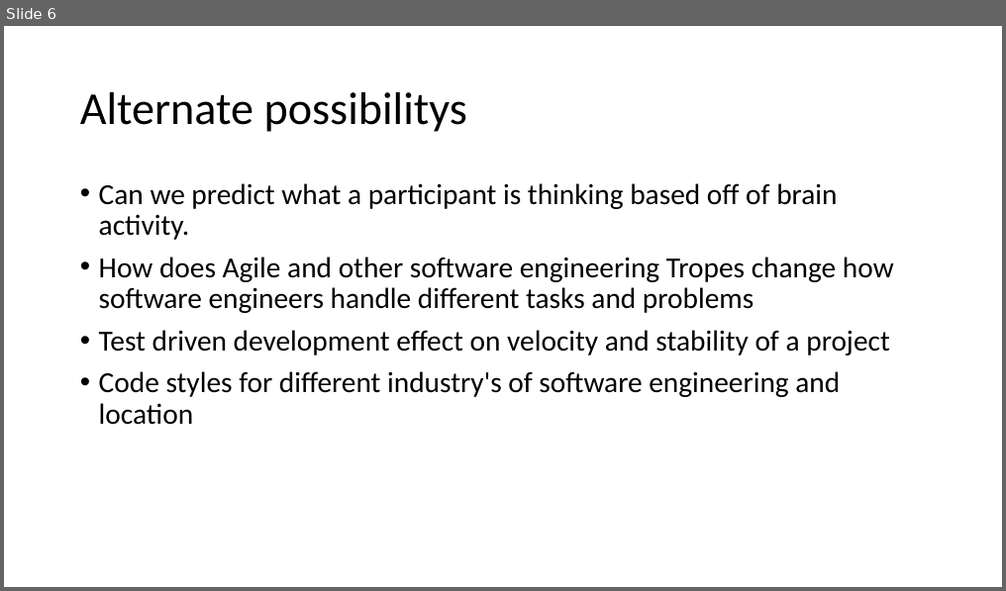
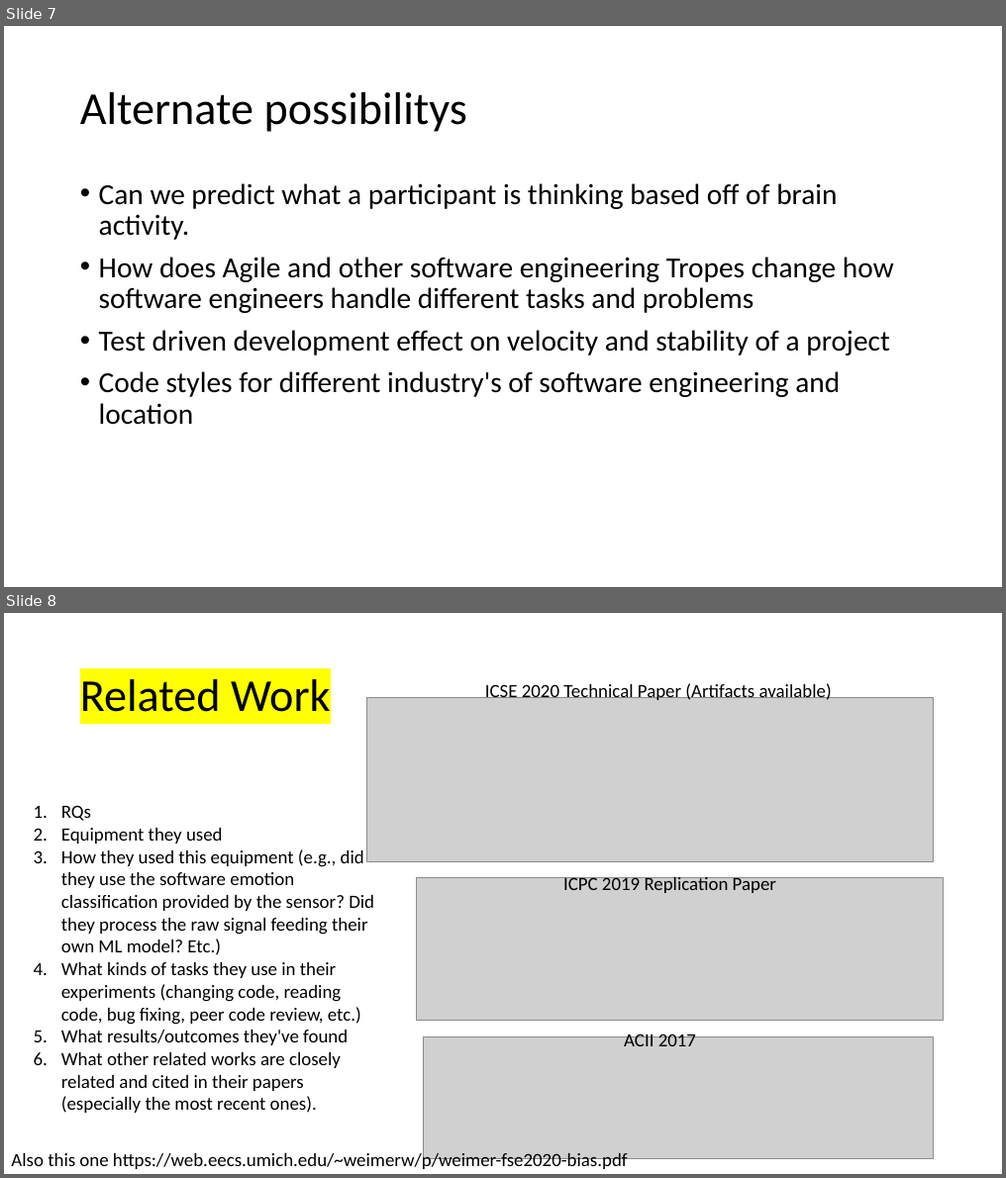
Before and after one commit to nauticalmonkey/CalPolyThesis, a slide deck: Thesis Idea.pptx. Shown one above the other, each under a label of ours: slide 6 before the commit, slides 7 and 8 after it. The pictures are 1006x591 and 1006x1178 pixels, drawn with LibreOffice and Linux fonts; fonts in the diff are those of the drawing; grey boxes stand for pictures. Boxes give left, top, right and bottom in pixels: in the first picture for what was removed or moved away, otherwise in the second. Text is boxed around its words. In the diff, an @@ line names an element or a change of style, - is before the commit and + after.

Commit message:
Adding Background and Related Work Sections

```diff
--- a/Thesis Idea.pptx
+++ b/Thesis Idea.pptx
@@ slide 8 added at (4, 613, 1002, 1174), background #FFFFFF @@
@@ title added at (80, 679, 331, 712), 44 pt, text #000000 @@
+Related Work
@@ picture added at (367, 697, 934, 861) @@
@@ text added at (485, 681, 832, 700), 18 pt, text #000000 @@
+ICSE 2020 Technical Paper (Artifacts available)
@@ text added at (61, 805, 374, 1113), 18 pt, text #000000 @@
+1. RQs
+2. Equipment they used
+3. How they used this equipment (e.g., did they use the software emotion classification provided by the sensor? Did they process the raw signal feeding their own ML model? Etc.)
+4. What kinds of tasks they use in their experiments (changing code, reading code, bug fixing, peer code review, etc.)
+5. What results/outcomes they've found
+6. What other related works are closely related and cited in their papers (especially the most recent ones).
@@ picture added at (417, 878, 944, 1021) @@
@@ text added at (563, 875, 776, 893), 18 pt, text #000000 @@
+ICPC 2019 Replication Paper
@@ picture added at (423, 1038, 933, 1159) @@
@@ text added at (624, 1032, 696, 1047), 18 pt, text #000000 @@
+ACII 2017
@@ text added at (11, 1151, 628, 1169), 18 pt, text #000000 @@
+Also this one https://web.eecs.umich.edu/~weimerw/p/weimer-fse2020-bias.pdf
@@ what was slide 6 is now slide 7 @@
```
Also in this commit, not shown: 1 other slide added.
